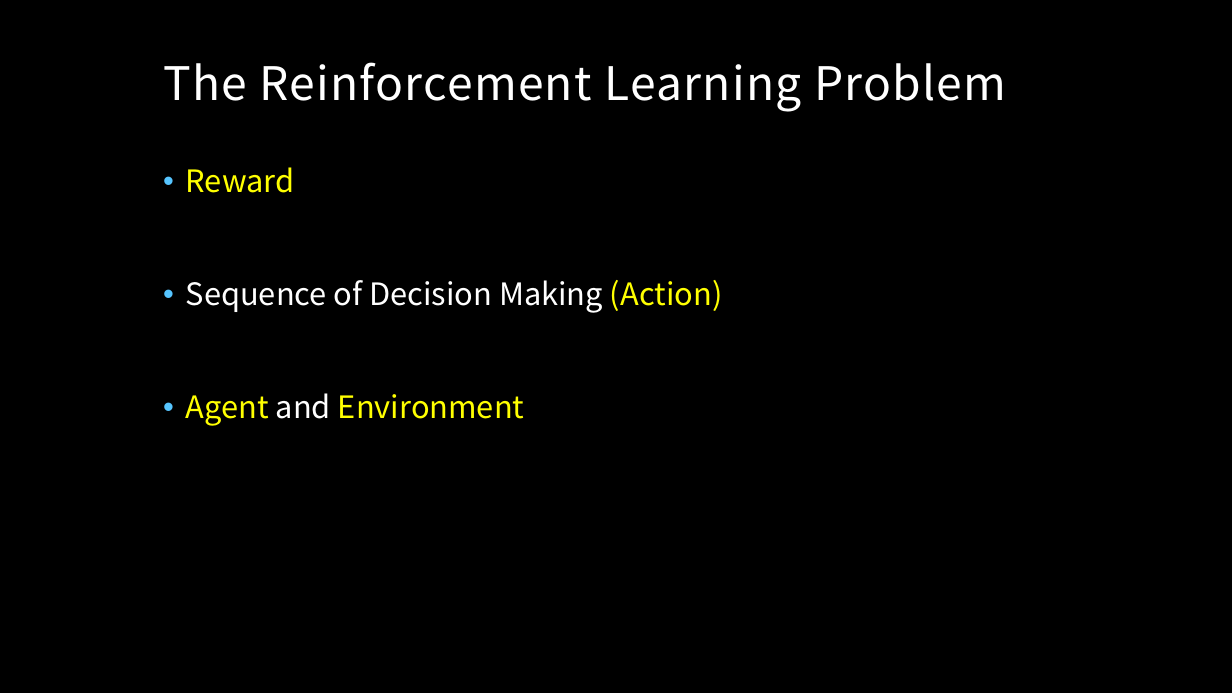
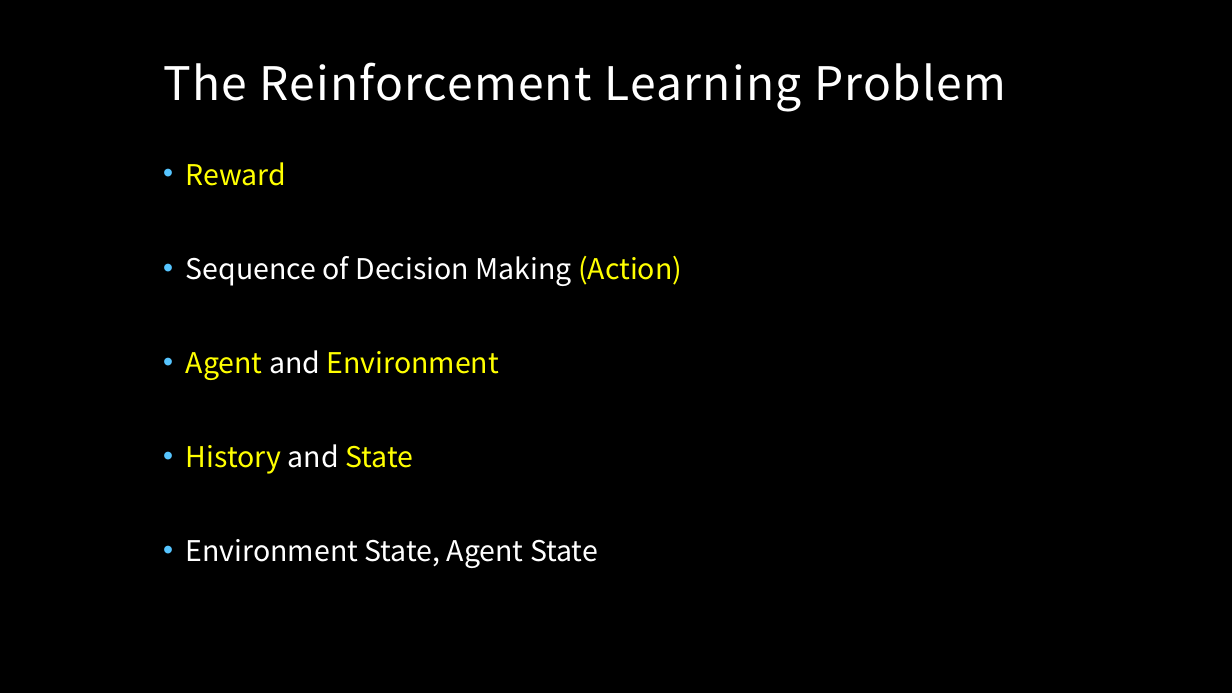
Before and after one commit to MacgyverLin/VintageComputer, a slide deck: slide 9 of Speech/Reinforcement Learning.pptx. Drawn at 1232x693 pixels with LibreOffice and Linux fonts; fonts in the diff are those of the drawing; background and template pictures are left out. Boxes give left, top, right and bottom in pixels: in the first picture for what was removed or moved away, otherwise in the second. Text is boxed around its words. In the diff, an @@ line names an element or a change of style, - is before the commit and + after.

```diff
--- a/Speech/Reinforcement Learning.pptx
+++ b/Speech/Reinforcement Learning.pptx
@@ text at bbox=[186, 162, 682, 380]: size 24 to 22.2 pt in "Reward", "Sequence of Decision Making (Action)", "Agent and Environment"; line spacing 0.9 to 0.7 @@
@@ text at bbox=[186, 444, 598, 568]: paragraphs added @@
+• History and State
+• Environment State, Agent State
```
Also in this commit, not shown: 2 other slides changed, 4 slides added.
